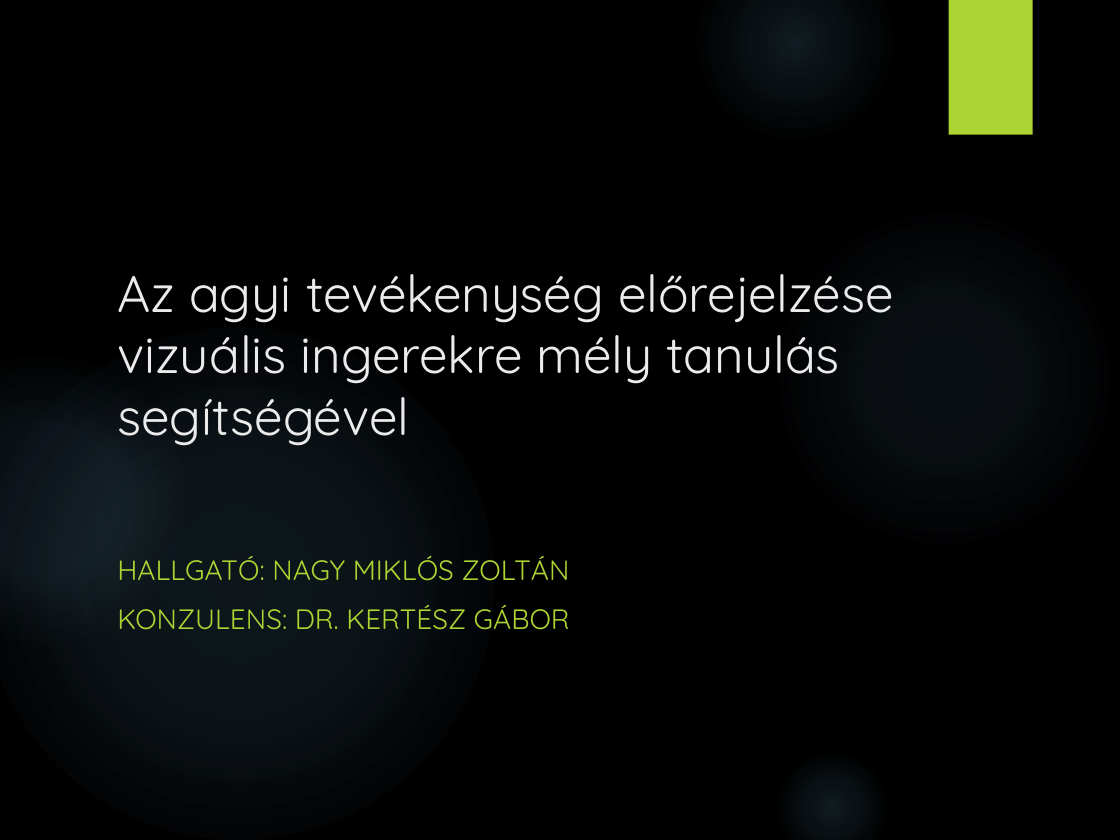
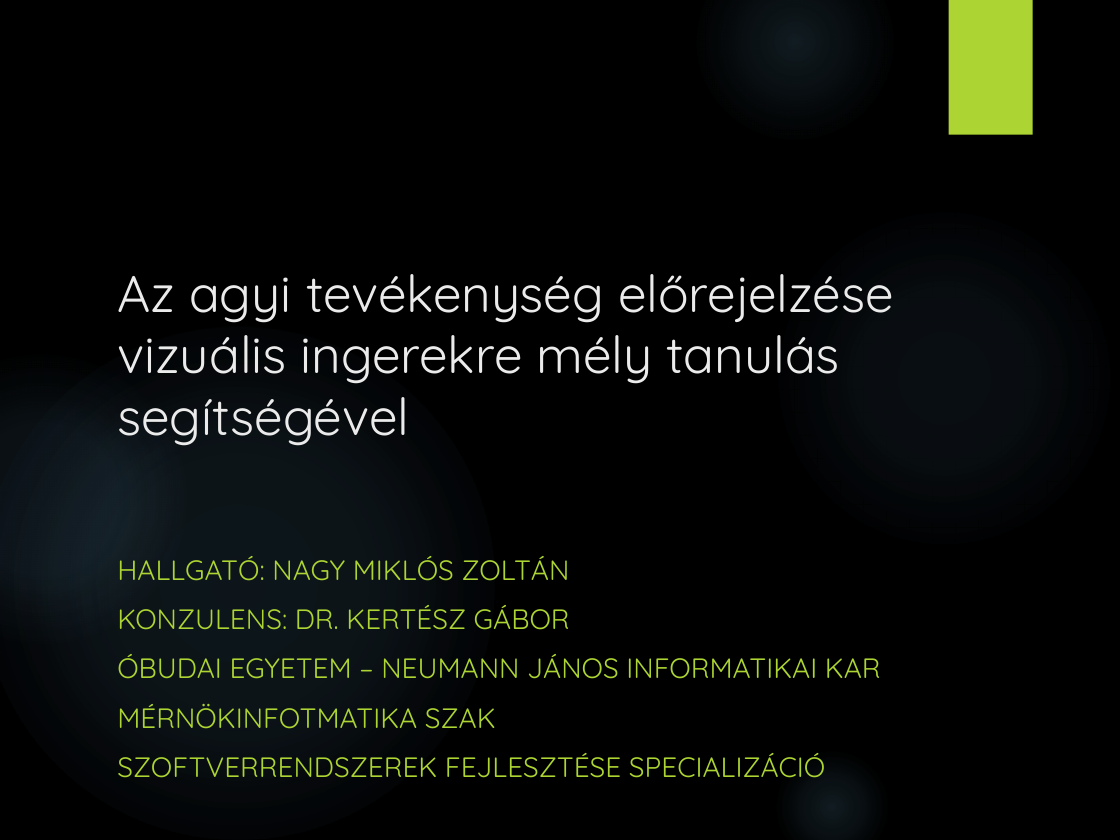
Before and after one commit to NagyMiklosZoltan/Szakdolgozat2020_NMZ, a slide deck: slide 1 of Thesis/X5CK8C_NAGY_KERTESZ_PREZ.pptx. Drawn at 1120x840 pixels with LibreOffice and Linux fonts; fonts in the diff are those of the drawing; background and template pictures are left out. Boxes give left, top, right and bottom in pixels: in the first picture for what was removed or moved away, otherwise in the second. Text is boxed around its words. In the diff, an @@ line names an element or a change of style, - is before the commit and + after.

```diff
--- a/Thesis/X5CK8C_NAGY_KERTESZ_PREZ.pptx
+++ b/Thesis/X5CK8C_NAGY_KERTESZ_PREZ.pptx
@@ subtitle at box(117, 654, 881, 778): paragraphs added @@
+ÓBUDAI EGYETEM – NEUMANN JÁNOS INFORMATIKAI KAR
+MÉRNÖKINFOTMATIKA SZAK
+SZOFTVERRENDSZEREK FEJLESZTÉSE SPECIALIZÁCIÓ
```
Also in this commit, not shown: 1 other file.
